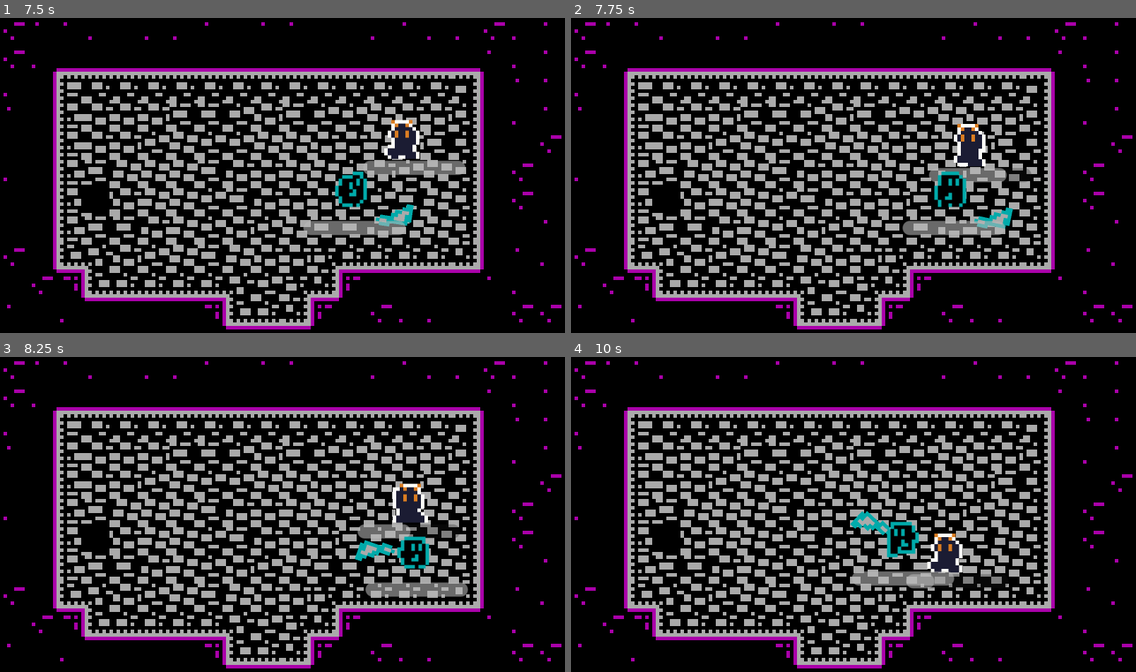
Above: before the commit, frames 1-4 (two rows, left to right).
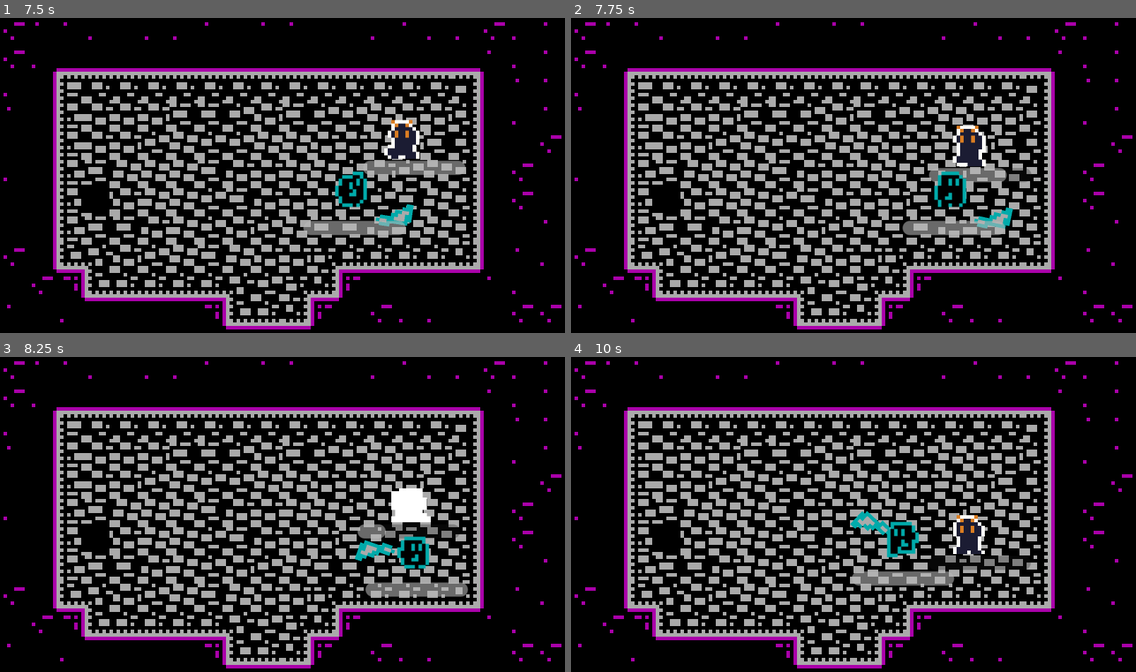
Above: after the commit, the same moments.

Repository: Renan-G-projec/DungeonWarrior
Game: Godot game, scene res://scenes/main.tscn
The game is run twice, just before and just after one commit, with the same random seed, the same clock (stepped at 60 frames per second) and the same inputs. The engine's default icon, where the game draws it, is replaced by a stand-in: a white triangle on a blue panel in a dark square.
Inputs (mouse positions are in pixels of both pictures, inside the frame that each line leads up to):
- Up to frame 1 (7.5 s): tap Enter at 0.5 s; move the mouse to (254, 238) at 0.52 s; hold W (walk_up) 0.53-2.03 s; click (254, 238) at 0.6 s; move the mouse to (452, 222) at 1.27 s; tap E (Interact) at 1.35, 5.1 s; click (452, 222) at 1.55 s; move the mouse to (113, 125) at 2.02 s; hold A (walk_left) 2.03-3.53 s; click (113, 125) at 2.1 s; move the mouse to (310, 175) at 2.77 s; tap Shift (dash) at 2.85, 6.6 s; click (310, 175) at 3.05 s; move the mouse to (197, 93) at 3.52 s; hold S (walk_down) 3.53-4.28 s; tap Alt at 3.6, 7.35 s; click (197, 93) at 3.8 s; move the mouse to (406, 159) at 4.27 s; hold D (walk_right) 4.28-5.03 s; click (406, 159) at 4.35 s; move the mouse to (169, 191) at 5.02 s; hold W (walk_up) 5.03-5.78 s; click (169, 191) at 5.3 s; move the mouse to (339, 103) at 5.77 s; hold D (walk_right) from 5.78 s (still down); click (339, 103) at 5.85 s; move the mouse to (254, 238) at 6.52 s; click (254, 238) at 6.8 s; move the mouse to (452, 222) at 7.27 s
- Up to frame 2 (7.75 s): keep holding D (walk_right); click (1023, 222) at 7.55 s
- Up to frame 3 (8.25 s): move the mouse to (113, 464) at 8.02 s; release D (walk_right) at 8.03 s; hold S (walk_down) from 8.03 s (still down); click (113, 464) at 8.1 s
- Up to frame 4 (10 s): move the mouse to (881, 514) at 8.77 s; release S (walk_down) at 8.78 s; hold A (walk_left) 8.78-9.53 s; tap E (Interact) at 8.85 s; click (881, 514) at 9.05 s; move the mouse to (768, 432) at 9.52 s; hold W (walk_up) from 9.53 s (still down); click (768, 432) at 9.6 s

Frame 1 is identical in both runs. In frame 2, 0.1% of the frame differs, in the area x 67-74%, y 33-48%; in frame 3, 0.8%; in frame 4, 1.7%, in the area x 59-82%, y 50-74%.

Commit message:
feat: Made the enemy die after playing the animation and fixed wrong melee weapon collision detection. AMDG

Diff:
--- a/features/enemies/enemy_base.gd
+++ b/features/enemies/enemy_base.gd
@@ -38,10 +38,16 @@
 	move_and_slide()
 
 func _on_health_component_died() -> void:
+	%Sprite.play("death")
+
+	# We need to check this otherwise when calling queue free or if the player exits before the animation ends this will change the animation or crash the engine because %Sprite will also be null.
+	%TriggerArea.monitoring = false
+	await %Sprite.animation_finished
 	queue_free()
 
-func _on_health_component_took_damage(damage: float) -> void:
+func _on_health_component_took_damage(_character, _damage: float, _position: Vector2) -> void:
 	$FeelComponent.hit_animation(%Sprite)
+	$FeelComponent.squash_animation(%Sprite, Vector2(1.2, 0.8), 0.3)
 
 func _on_trigger_area_body_entered(body: Node2D) -> void:
 	%VisionToPlayer.target_position = to_local(body.global_position)
@@ -53,8 +59,8 @@
 		_target_on_radius = false
 	_target = player
 
-
 func _on_trigger_area_body_exited(body: Node2D) -> void:
+	_state = State.IDLE
 	velocity = Vector2.ZERO
 	%Sprite.play("idle")
 	if body == _target:
--- a/features/enemies/enemy_base.tscn
+++ b/features/enemies/enemy_base.tscn
@@ -8,9 +8,6 @@
 [ext_resource type="Script" uid="uid://cwiu5p468npnt" path="res://features/components/knockback.gd" id="7_xxw78"]
 [ext_resource type="Script" uid="uid://uwvi4yj2vmqk" path="res://features/components/shoot_component.gd" id="8_wj6k8"]
 
-[sub_resource type="CircleShape2D" id="CircleShape2D_d1p6d"]
-radius = 40.0
-
 [sub_resource type="AtlasTexture" id="AtlasTexture_wj6k8"]
 atlas = ExtResource("2_wj6k8")
 region = Rect2(216, 0, 18, 15)
@@ -104,7 +101,7 @@
 "duration": 1.0,
 "texture": SubResource("AtlasTexture_s0vx1")
 }],
-"loop": 1,
+"loop": 0,
 "name": &"death",
 "speed": 5.0
 }, {
@@ -155,6 +152,9 @@
 "speed": 5.0
 }]
 
+[sub_resource type="CircleShape2D" id="CircleShape2D_d1p6d"]
+radius = 40.0
+
 [sub_resource type="RectangleShape2D" id="RectangleShape2D_d1p6d"]
 size = Vector2(10, 10)
 
@@ -164,12 +164,6 @@
 collision_mask = 49
 script = ExtResource("1_b8rtt")
 
-[node name="TriggerArea" type="Area2D" parent="." unique_id=1655906864]
-unique_name_in_owner = true
-
-[node name="CollisionShape2D" type="CollisionShape2D" parent="TriggerArea" unique_id=1136076360]
-shape = SubResource("CircleShape2D_d1p6d")
-
 [node name="VisionToPlayer" type="RayCast2D" parent="." unique_id=627185894]
 unique_name_in_owner = true
 collision_mask = 4
@@ -178,9 +172,15 @@
 unique_name_in_owner = true
 position = Vector2(0, 5)
 sprite_frames = SubResource("SpriteFrames_jp3dx")
-animation = &"idle"
+animation = &"death"
 autoplay = "run"
 offset = Vector2(-1, -7)
+
+[node name="TriggerArea" type="Area2D" parent="." unique_id=1655906864]
+unique_name_in_owner = true
+
+[node name="CollisionShape2D" type="CollisionShape2D" parent="TriggerArea" unique_id=1136076360]
+shape = SubResource("CircleShape2D_d1p6d")
 
 [node name="CollisionShape2D" type="CollisionShape2D" parent="." unique_id=216348714]
 shape = SubResource("RectangleShape2D_d1p6d")
--- a/features/weapons/melee_weapon.gd
+++ b/features/weapons/melee_weapon.gd
@@ -20,6 +20,9 @@
 	_scale_tween.tween_property($Sprite2D, "scale", Vector2(0.4, 1.6), animation_velocity / 2).set_trans(Tween.TRANS_QUAD)
 	_scale_tween.tween_property($Sprite2D, "scale", Vector2.ONE, animation_velocity / 2).set_trans(Tween.TRANS_QUAD)
 
+	for body in %HitArea.get_overlapping_bodies():
+		%HitArea.body_entered.emit(body)
+
 	await _sprite_tween.finished
 	_is_attacking = false
 
--- a/features/weapons/melee_weapon.tscn
+++ b/features/weapons/melee_weapon.tscn
@@ -16,6 +16,7 @@
 region_rect = Rect2(10, 10, 8, 8)
 
 [node name="HitArea" type="Area2D" parent="." unique_id=943885503]
+unique_name_in_owner = true
 y_sort_enabled = true
 collision_layer = 4
 collision_mask = 3
